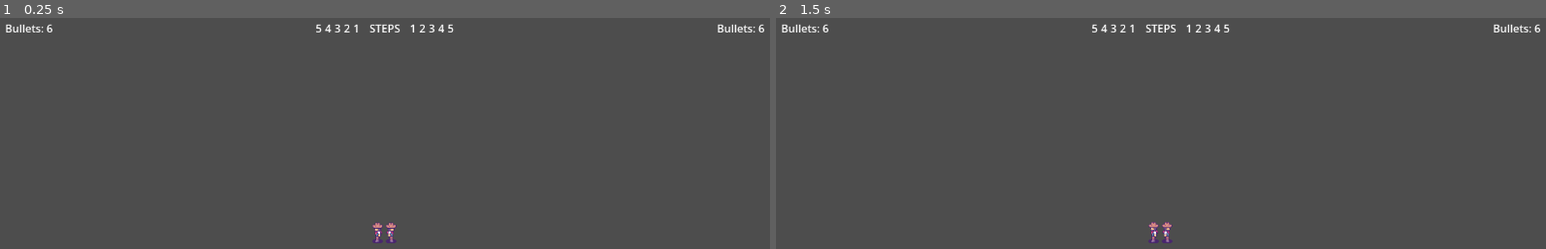
Above: before the commit, frames 1-2 (left to right).
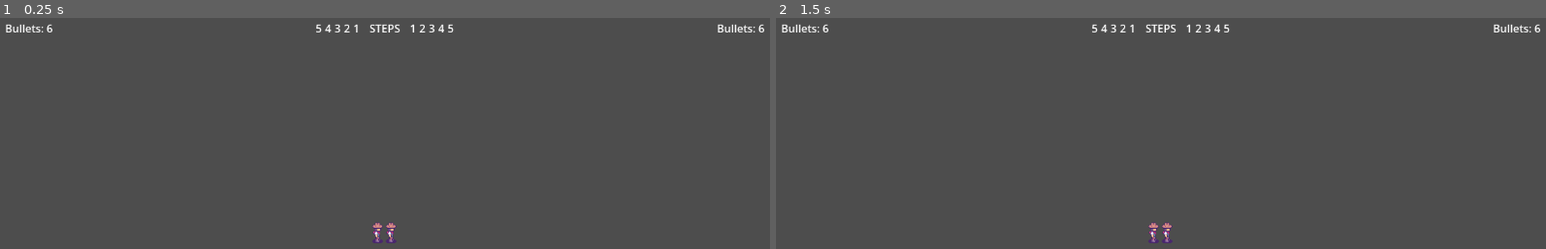
Above: after the commit, the same moments.

Repository: kensanangelo/project-high-noon
Game: Godot game, scene res://scenes/battle_scene.tscn
Two runs of this game, one before a commit and one after it. Both use one fixed random seed, a clock stepped at 60 frames per second and the inputs below. The project has no main scene, so this scene is started directly.
Inputs:
- Up to frame 1 (0.25 s): no input
- Up to frame 2 (1.5 s): tap Enter at 0.5 s; tap Space at 1.25 s

The runs differ from the first frame. In frame 1, less than 0.1% of the frame differs, in the area x 48-52%, y 89-98%; in frame 2, 0.1%, in the area x 48-52%, y 88-98%.

Commit message:
Cleans up typing and code styling

Diff:
--- a/assets/arrow/player_arrow.gd
+++ b/assets/arrow/player_arrow.gd
@@ -1,9 +1,7 @@
-extends Node
-
-var dir: String = "left"
+extends Sprite2D
 
 
-func _ready():
+func _ready() -> void:
 	if owner.player == Enums.Players.PLAYER_2:
 		self.position = Vector2(-10, 4)
 		self.scale = Vector2(1, -1)
@@ -13,9 +11,9 @@
 	self.visible = false
 
 
-func show_arrow():
+func show_arrow() -> void:
 	self.visible = true
 
 
-func stop_arrow():
+func stop_arrow() -> void:
 	self.visible = false
--- a/assets/player/player.gd
+++ b/assets/player/player.gd
@@ -19,7 +19,7 @@
 var has_shot: bool = false
 
 
-func _ready():
+func _ready() -> void:
 	# If player 1, we invert the movement
 	# so the char goes left, not right
 	if player == Enums.Players.PLAYER_1:
@@ -35,7 +35,7 @@
 	assert(arrow, "Arrow not connected")
 
 
-func _physics_process(_delta):
+func _physics_process(_delta) -> void:
 	# if close to target, clear target
 	if self.position.distance_to(target) < 10:
 		target = Vector2.ZERO
@@ -49,7 +49,7 @@
 	move_and_slide()
 
 
-func _on_player_steps():
+func _on_player_steps() -> void:
 	if steps_taken >= steps_limit:
 		animator.turn_around()
 		return
@@ -68,7 +68,7 @@
 	target = Vector2(new_x, self.position.y)
 
 
-func _on_player_shoots():
+func _on_player_shoots() -> void:
 	if bullets_left <= 0:
 		return
 
--- a/assets/player/player_animator.gd
+++ b/assets/player/player_animator.gd
@@ -1,7 +1,7 @@
 class_name PlayerAnimator
 extends AnimatedSprite2D
 
-var facing_dir := 'left'
+var facing_dir: Enums.Directions = Enums.Directions.LEFT
 
 var anims: Dictionary = {
 	"idle" = "",
@@ -11,11 +11,13 @@
 	"dying" = ""
 }
 
-func _ready():
+func _ready() -> void:
 	if(owner.player == Enums.Players.PLAYER_2):
-		facing_dir = 'right'
+		facing_dir = Enums.Directions.RIGHT
 
-	var reverse_dir = 'left' if facing_dir == 'right' else 'right'
+	var reverse_dir = (Enums.Directions.LEFT
+			if facing_dir == Enums.Directions.RIGHT
+			else Enums.Directions.RIGHT)
 
 	anims['idle'] = str('idle_', facing_dir)
 	anims['walking'] = str('walking_', facing_dir)
--- a/assets/player/player_controls.gd
+++ b/assets/player/player_controls.gd
@@ -5,6 +5,7 @@
 
 func _unhandled_input(event) -> void:
 	var player_string: String = "player_1"
+
 	match owner.player:
 		Enums.Players.PLAYER_1:
 			player_string = "player_1"
--- a/scenes/battle_controller.gd
+++ b/scenes/battle_controller.gd
@@ -17,7 +17,7 @@
 	SignalBus.player_shot.connect(handle_shooting_rules)
 	SignalBus.player_stepped.connect(handle_step)
 
-func handle_step(player: Enums.Players, count: int):
+func handle_step(player: Enums.Players, count: int) -> void:
 	check_max_steps(player, count)
 	notify_if_players_ready_to_shoot()
 
@@ -41,10 +41,10 @@
 ## If a player shoots before both are at max steps, they lose
 func check_preemptive_attack(shooter: Enums.Players) -> void:
 	if(!player_1.hit_max_steps || !player_2.hit_max_steps):
-		var winner := Enums.BATTLERESULTS.PLAYER_1_WINS
+		var winner: Enums.BattleResults = Enums.BattleResults.PLAYER_1_WINS
 
 		if(shooter == Enums.Players.PLAYER_1):
-			winner = Enums.BATTLERESULTS.PLAYER_2_WINS
+			winner = Enums.BattleResults.PLAYER_2_WINS
 
 		SceneManager.end_battle(winner)
 		return
@@ -58,9 +58,9 @@
 
 func check_tie() -> void:
 	if player_1.out_of_bullets and player_2.out_of_bullets:
-		SceneManager.end_battle(Enums.BATTLERESULTS.TIE)
+		SceneManager.end_battle(Enums.BattleResults.TIE)
 
-func get_opposite_player(player: Enums.Players):
+func get_opposite_player(player: Enums.Players) -> Enums.Players:
 	if player == Enums.Players.PLAYER_1:
 		return Enums.Players.PLAYER_2
 	else:
--- a/scenes/game_over_scene.gd
+++ b/scenes/game_over_scene.gd
@@ -1,20 +1,20 @@
 extends Control
 
 @export var label: Label
-var state = Enums.BATTLERESULTS.TIE
+var state: Enums.BattleResults = Enums.BattleResults.TIE
 
 
-func _ready():
+func _ready() -> void:
 	assert(label != null, "Game Over Label is null")
 
-	var text = ""
+	var text := ""
 
 	match state:
-		Enums.BATTLERESULTS.PLAYER_1_WINS:
+		Enums.BattleResults.PLAYER_1_WINS:
 			text = "Player 1 Wins"
-		Enums.BATTLERESULTS.PLAYER_2_WINS:
+		Enums.BattleResults.PLAYER_2_WINS:
 			text = "Player 2 Wins"
-		Enums.BATTLERESULTS.TIE:
+		Enums.BattleResults.TIE:
 			text = "You tied!"
 
 	label.text = text
--- a/scripts/enums.gd
+++ b/scripts/enums.gd
@@ -2,4 +2,6 @@
 
 enum Players { PLAYER_1, PLAYER_2 }
 
-enum BATTLERESULTS { PLAYER_1_WINS, PLAYER_2_WINS, TIE }
+enum BattleResults { PLAYER_1_WINS, PLAYER_2_WINS, TIE }
+
+enum Directions { UP, DOWN, LEFT, RIGHT }
--- a/scripts/scene_manager.gd
+++ b/scripts/scene_manager.gd
@@ -3,7 +3,7 @@
 var game_over_screen_packed: PackedScene = preload("res://scenes/game_over_scene.tscn")
 
 
-func end_battle(winner: Enums.BATTLERESULTS):
+func end_battle(winner: Enums.BattleResults) -> void:
 	var game_over_screen = game_over_screen_packed.instantiate()
 	game_over_screen.state = winner
 
--- a/ui/battle_ui.gd
+++ b/ui/battle_ui.gd
@@ -10,7 +10,7 @@
 var player_2_labels: Dictionary = {}
 
 
-func _ready():
+func _ready() -> void:
 	assert(player_1_bullet_count_label != null, "Player1BulletCount is not assigned")
 	assert(player_2_bullet_count_label != null, "Player2BulletCount is not assigned")
 	assert(player_1_steps != null, "Player1Steps is not assigned")
@@ -31,31 +31,31 @@
 	SignalBus.player_shot.connect(update_bullet_count)
 	SignalBus.players_ready_to_shoot.connect(show_ready_to_shoot)
 
-func get_correct_player_labels(player: Enums.Players):
+func get_correct_player_labels(player: Enums.Players) -> Dictionary:
 	if player == Enums.Players.PLAYER_2:
 		return player_2_labels
 	else:
 		return player_1_labels
 
-func show_ready_to_shoot():
+func show_ready_to_shoot() -> void:
 	fire_label.visible = true
 
-func update_bullet_count(player: Enums.Players, new_count: int):
-	var label_obj = get_correct_player_labels(player)
+func update_bullet_count(player: Enums.Players, new_count: int) -> void:
+	var label_obj := get_correct_player_labels(player)
 	label_obj['bullet_count'].text = str("Bullets: ", new_count)
 
-func update_player_steps(player: Enums.Players, current_step: int):
-	var label_obj = get_correct_player_labels(player)
-	var steps_group = label_obj['steps']
+func update_player_steps(player: Enums.Players, current_step: int) -> void:
+	var label_obj := get_correct_player_labels(player)
+	var steps_group: Node = label_obj['steps']
 
 	# Prevent a situation where the steps go over the max and error
 	if(steps_group.get_child_count() < current_step):
 		return
 
-	var current_index = current_step - 1
+	var current_index := current_step - 1
 
 	if player == Enums.Players.PLAYER_1:
 		current_index = (steps_group.get_child_count() - 1) - (current_step - 1)
 
-	var label_to_update = steps_group.get_child(current_index)
+	var label_to_update: Label= steps_group.get_child(current_index)
 	label_to_update.add_theme_color_override("font_color", Color(0, 0, 0, 1))
